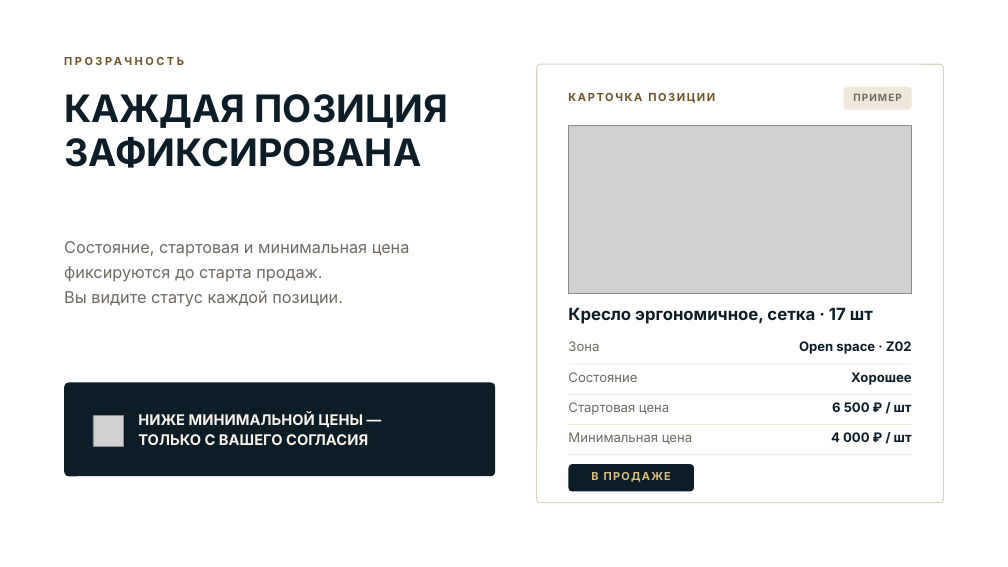
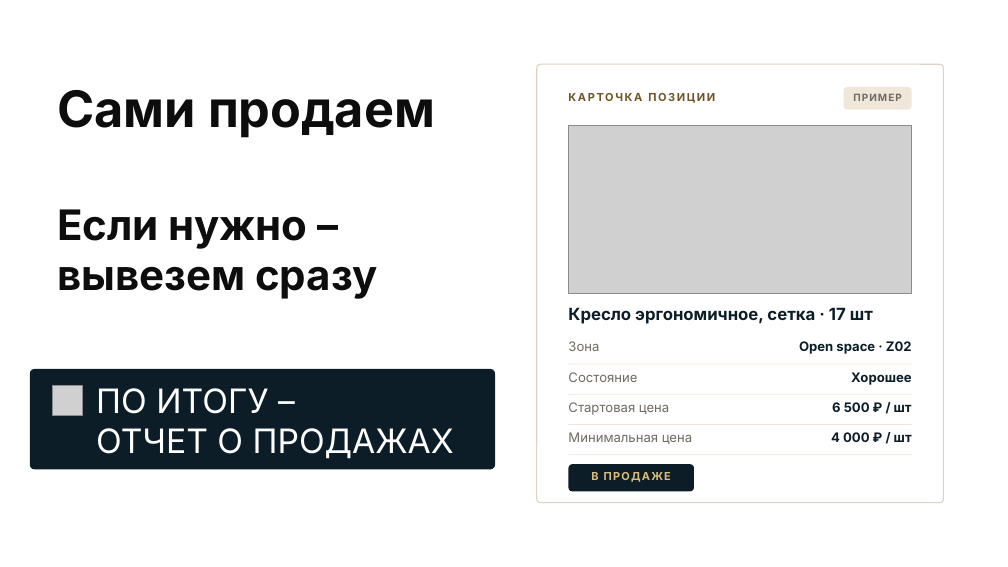
Before and after one commit to olegm1441-del/mysteryslavic-2026-07-19_16-47-00, a slide deck: slide 7 of presentations/office-client/Продай_за_меня_ОФИСЫ_клиентская.pptx. Drawn at 1008x567 pixels with LibreOffice and Linux fonts; fonts in the diff are those of the drawing; grey boxes stand for pictures; background and template pictures are left out. Boxes give left, top, right and bottom in pixels: in the first picture for what was removed or moved away, otherwise in the second. Text is boxed around its words. In the diff, an @@ line names an element or a change of style, - is before the commit and + after.

```diff
--- a/presentations/office-client/Продай_за_меня_ОФИСЫ_клиентская.pptx
+++ b/presentations/office-client/Продай_за_меня_ОФИСЫ_клиентская.pptx
@@ text removed at bbox=[64, 54, 944, 73] @@
-ПРОЗРАЧНОСТЬ
@@ text at bbox=[57, 90, 435, 299]: text changed; size 36 to 40 pt; text colour #0C1D28 to #0D0D0D @@
-КАЖДАЯ ПОЗИЦИЯ
-ЗАФИКСИРОВАНА
+Сами продаем
+Если нужно – вывезем сразу
@@ text removed at bbox=[64, 241, 410, 307] @@
-Состояние, стартовая и минимальная цена
-фиксируются до старта продаж.
-Вы видите статус каждой позиции.
@@ rounded rectangle: place and size @@
-rounded rectangle at bbox=[64, 383, 495, 476]
+rounded rectangle at bbox=[29, 369, 495, 470]
@@ picture: place and size @@
-picture at bbox=[93, 416, 123, 446]
+picture at bbox=[53, 386, 83, 416]
@@ text at bbox=[96, 388, 454, 459]: text changed; size 14 to 32 pt; text colour #F7F1E7 to #FFFFFF; bold off @@
-НИЖЕ МИНИМАЛЬНОЙ ЦЕНЫ —
-ТОЛЬКО С ВАШЕГО СОГЛАСИЯ
+ПО ИТОГУ –
+ОТЧЕТ О ПРОДАЖАХ
```
Also in this commit, not shown: 6 other slides changed, 2 slides removed, 5 other files.
